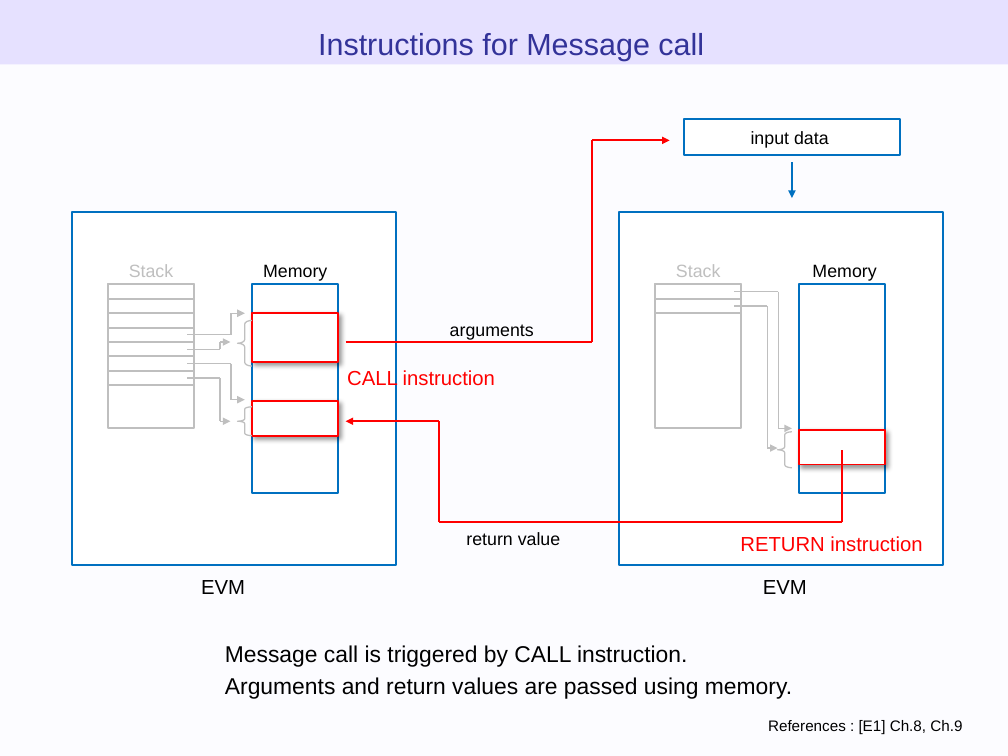
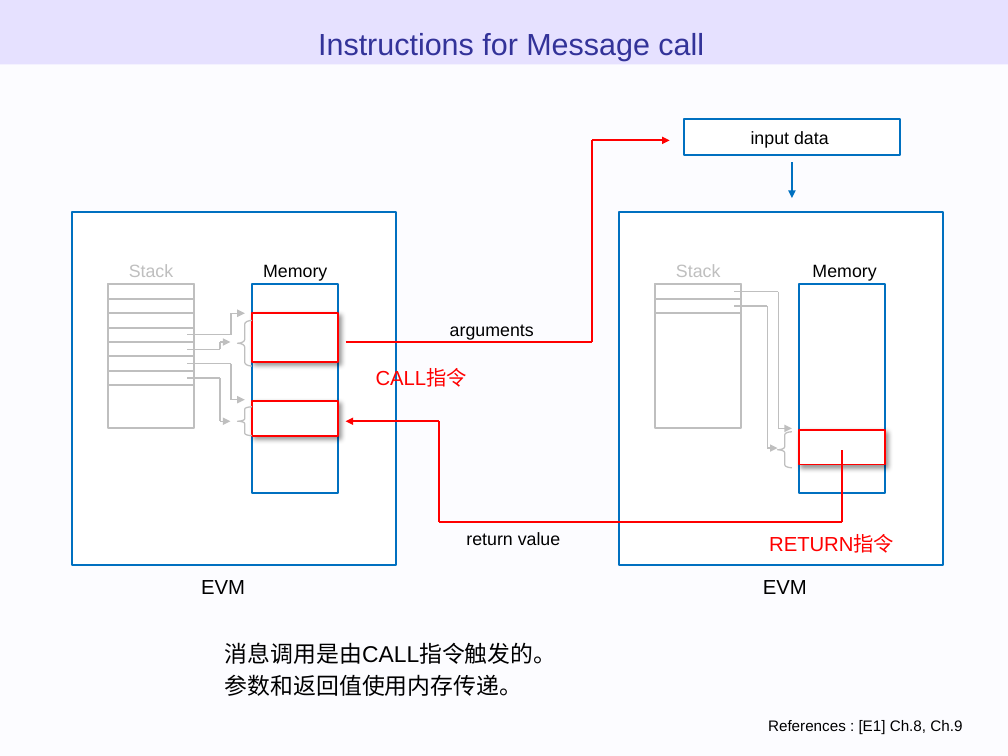
Before and after one commit to WTNO/Evm_Js_Learning, a slide deck: slide 57 of ethereum_evm_illustrated - 翻译.pptx. Drawn at 1008x756 pixels with LibreOffice and Linux fonts; fonts in the diff are those of the drawing. Boxes give left, top, right and bottom in pixels: in the first picture for what was removed or moved away, otherwise in the second. Text is boxed around its words. In the diff, an @@ line names an element or a change of style, - is before the commit and + after.

```diff
--- a/ethereum_evm_illustrated - 翻译.pptx
+++ b/ethereum_evm_illustrated - 翻译.pptx
@@ text at <box>376,369,467,390</box>: text changed @@
-CALL instruction
+CALL指令
@@ text at <box>769,535,894,553</box>: text changed @@
-RETURN instruction
+RETURN指令
@@ text at <box>225,642,556,696</box>: text changed @@
-Message call is triggered by CALL instruction.
-Arguments and return values are passed using memory.
+消息调用是由CALL指令触发的。
+参数和返回值使用内存传递。
```
Also in this commit, not shown: 8 other slides changed.
